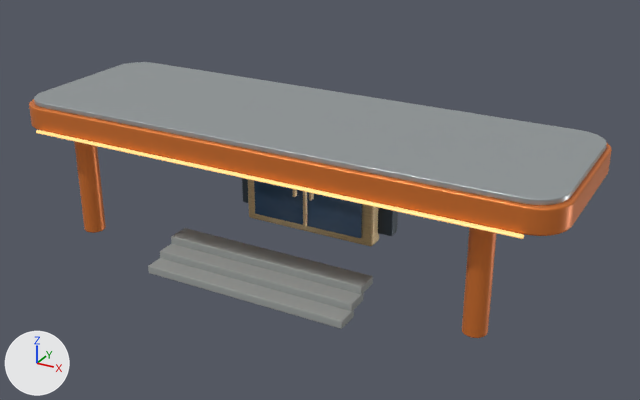
Two versions of the glTF model assets/models/buildings-v3/level-4/entrance.glb, one commit apart.
One viewpoint serves both versions: a 50 mm camera at (3.41, -7.29, 3.49) aimed at (0.27, -1.58, 0.64). Lighting does not change. The marker at lower left points along +X, +Y and +Z. The older version comes first. Vertices at exactly the same position are counted once.

Before the edit, the objects in view are built like this:
```python
me_orange_arcade_canopy = bpy.data.meshes.new('Orange arcade canopy')
me_orange_arcade_canopy.from_pydata(...)  # 1904 vertices, 3752 faces; spans x -2.25..2.25, y -0.79..0.75, z -1.2..0.14
# faces by material slot: [1332, 572, 156, 188, 752, 188, 564]
me_orange_arcade_canopy.materials.append(mat_orange)  # orange #e17c35
me_orange_arcade_canopy.materials.append(mat_silver)  # grey #b3babc
me_orange_arcade_canopy.materials.append(mat_warm)  # orange #f9c87c, glowing orange #c79f61
me_orange_arcade_canopy.materials.append(mat_frame)  # greyish blue #455059
me_orange_arcade_canopy.materials.append(mat_gold)  # picture img_metal
me_orange_arcade_canopy.materials.append(mat_glass)  # picture img_glass
me_orange_arcade_canopy.materials.append(mat_plinth)  # grey #9ba09e
ob_entrance = bpy.data.objects.new('entrance', me_orange_arcade_canopy)
ob_entrance.location = (0.12, -1.63, 1.2)
```
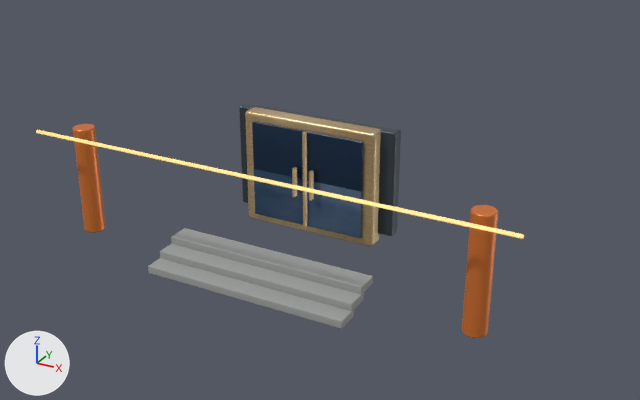
Where the newer file only moved an object's origin or applied its transform, the numbers keep the older frame.

Edits to the bpy script that builds the scene:
```text
Change me_orange_arcade_canopy:
    used by ob_entrance; location = (0.12, -1.63, 1.2)
    remove me_orange_arcade_canopy.from_pydata(...)  # 1904 vertices, 3752 faces; spans x -2.25..2.25, y -0.79..0.75, z -1.2..0.14
    add me_orange_arcade_canopy.from_pydata(...)  # 1328 vertices, 2608 faces; spans x -2.03..2.03, y -0.79..0.64, z -1.2..-0.07
    me_orange_arcade_canopy part 1: the loose piece of 288 vertices spanning x -2.25..2.25, y -0.75..0.75, z -0.09..0.09 is deleted
    me_orange_arcade_canopy part 2: the loose piece of 288 vertices spanning x -2.21..2.21, y -0.71..0.71, z 0.1..0.14 is deleted
    me_orange_arcade_canopy part 3
    37 vertices are removed from x -0.92..0.58, y 0.39..0.64, z -0.99..-0.07
    202 faces are deleted
    36 vertices move within x -0.92..0.58, y 0.52..0.64, z -0.99..-0.07
    31 vertices are added at x -0.92..0.57, y 0.39..0.64, z -0.99..-0.07
    6 new vertices lie (0.0, 0.08, 0.0) away from vertices in x -0.92..0.58, y 0.54, z -0.98..-0.08
    174 new faces join them, mat_frame (greyish blue #455059)
    28 new faces join them, mat_glass (picture img_glass)
    remove me_orange_arcade_canopy.materials.append(mat_silver)  # grey #b3babc
```

Location of each change, [x1, y1, x2, y2] in pixels of the pictures (640 x 400 px; the box of a moved part takes in the faces that stretch with it):
'entrance', reshaped (16% narrower, 15% shorter): before [29, 62, 612, 338]; after [36, 103, 524, 338]
part 1 of me_orange_arcade_canopy, deleted (orange): before [29, 99, 612, 236]
part 2 of me_orange_arcade_canopy, deleted: before [34, 62, 607, 205]
part 3 of me_orange_arcade_canopy, moved or reshaped: before [242, 178, 398, 238]; after [239, 103, 401, 238]
